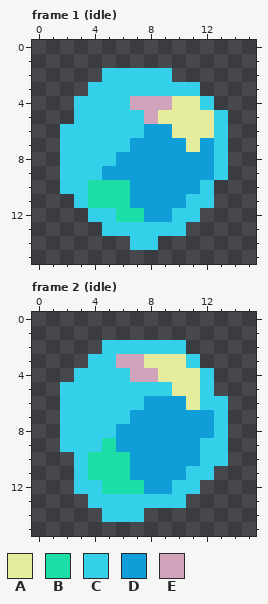
Pixel-art file -- aseprite/waterdrop.aseprite. The picture above is the old version.
16x16 pixels, 4 frames. Shown: frame 1 (idle), frame 2 (idle). The commit also changed other frames, which this record leaves out.
Palette (. is transparent): A #e5ed9c  B #1edea7  C #34cfe9  D #0f9ed7  E #d0a3bb
Pixels before, frame 1 (idle), first column x 2:
 2 ...CCCCC....
 3 ..CCCCCCCC..
 4 .CCCCEEEAAC.
 5 .CCCCCEAAAAC
 6 CCCCCCDDAAAC
 7 CCCCCDDDDADC
 8 CCCCDDDDDDDC
 9 CCCDDDDDDDDC
10 CCBBBDDDDDC.
11 .CBBBDDDDCC.
12 ..CCBBDDCC..
13 ...CCCCCC...
14 .....CC.....
Pixels before, frame 2 (idle), first column x 2:
 2 ...CCCCCC...
 3 ..CCEEAAAC..
 4 .CCCCEEAAAC.
 5 CCCCCCCCAAC.
 6 CCCCCCDDDACC
 7 CCCCCDDDDDDC
 8 CCCCDDDDDDDC
 9 CCCBDDDDDDCC
10 .CBBBDDDDDCC
11 .CBBBDDDDCC.
12 .CCBBBDDCC..
13 ..CCCCCCC...
14 ...CCC......
After the commit:
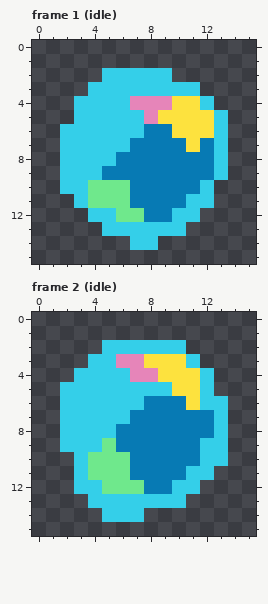
Difference:
colour A: #e5ed9c -> #fde23e
colour B: #1edea7 -> #6fe88c
colour D: #0f9ed7 -> #077ab4
colour E: #d0a3bb -> #e685b9
Changed places in both pictures, as pixel boxes (x1, y1, x2, y2):
changed: (88, 96, 214, 222)
changed: (88, 354, 214, 494)
